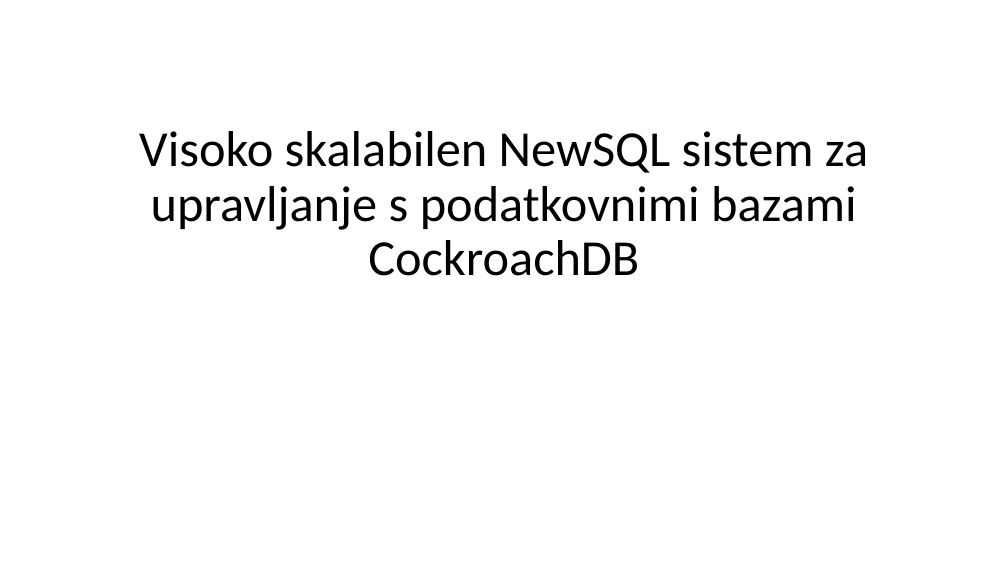
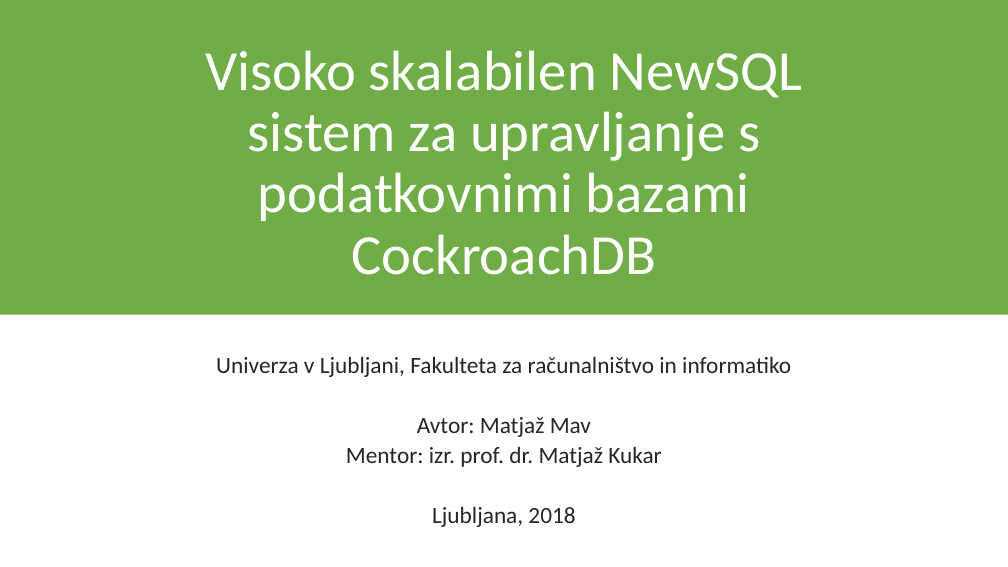
Before and after one commit to arruw/diploma-latex, a slide deck: slide 1 of resources/presentation.pptx. Drawn at 1008x567 pixels with LibreOffice and Linux fonts; fonts in the diff are those of the drawing. Boxes give left, top, right and bottom in pixels: in the first picture for what was removed or moved away, otherwise in the second. Text is boxed around its words. In the diff, an @@ line names an element or a change of style, - is before the commit and + after.

```diff
--- a/resources/presentation.pptx
+++ b/resources/presentation.pptx
@@ rectangle added at (0,0,1008,315), fill #70AD47 @@
@@ title "Visoko skalabilen NewSQL sistem za ..." at (205,50,803,275): size 48 to 54 pt, text colour #000000 to #FFFFFF @@
@@ subtitle added at (216,356,791,527), 22.2 pt, text #262626 @@
+Univerza v Ljubljani, Fakulteta za računalništvo in informatiko
+Avtor: Matjaž Mav
+Mentor: izr. prof. dr. Matjaž Kukar
+Ljubljana, 2018
```
Also in this commit, not shown: 11 other slides changed, 3 slides added, 7 other files.
